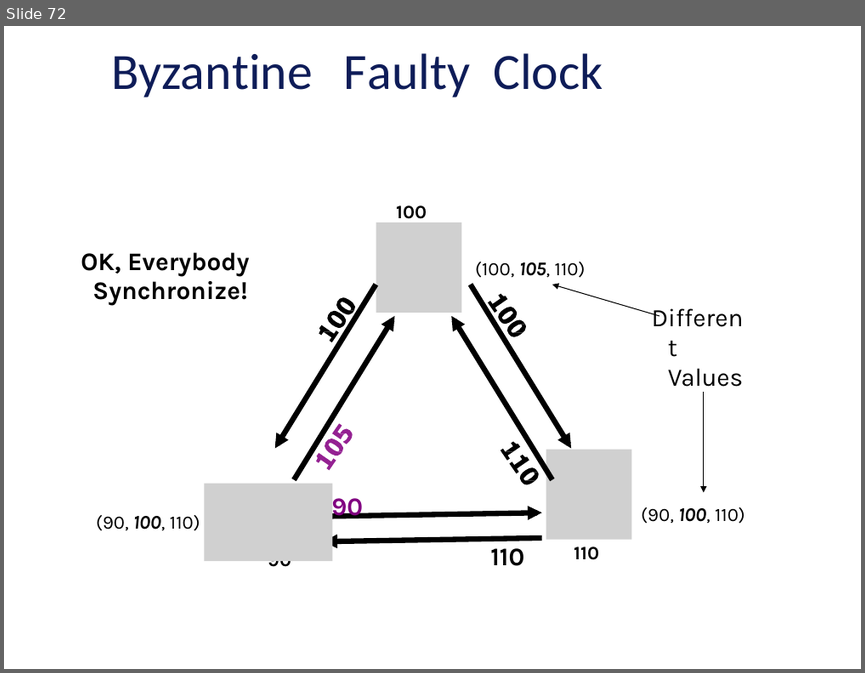
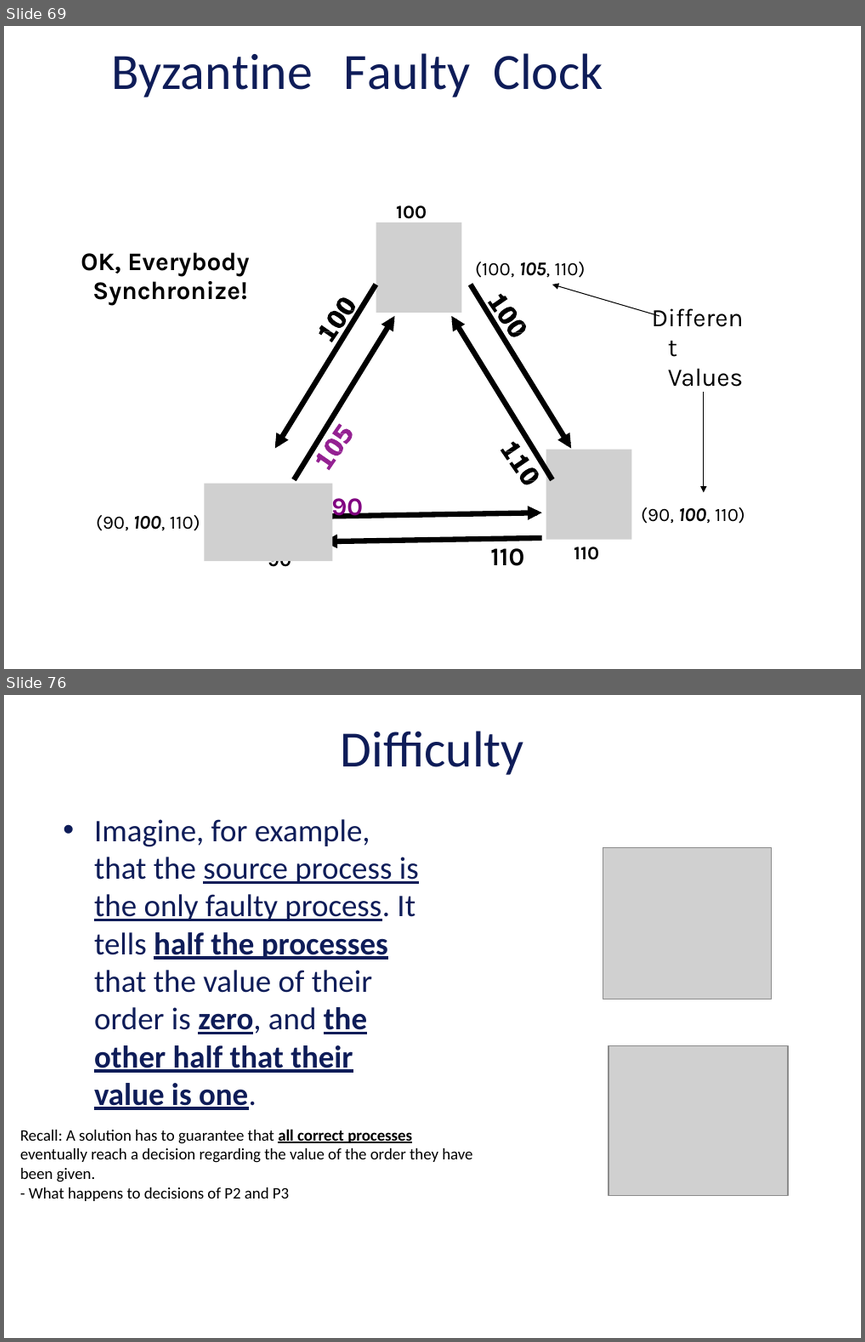
Before and after one commit to vu-resilient-distributed-systems/lectures-fall-2019, a slide deck: Module-5-AvoidingFailures/04_00_SoftwareFaultTolerance.pptx. Shown one above the other, each under a label of ours: slide 72 before the commit, slides 69 and 76 after it; the slides between them are not shown. The pictures are 865x673 and 865x1342 pixels, drawn with LibreOffice and Linux fonts; fonts in the diff are those of the drawing; grey boxes stand for pictures; background and template pictures are left out. Boxes give left, top, right and bottom in pixels: in the first picture for what was removed or moved away, otherwise in the second. Text is boxed around its words. In the diff, an @@ line names an element or a change of style, - is before the commit and + after.

```diff
--- a/Module-5-AvoidingFailures/04_00_SoftwareFaultTolerance.pptx
+++ b/Module-5-AvoidingFailures/04_00_SoftwareFaultTolerance.pptx
@@ slide 76 added at (4,695,861,1338), background picture (left out) @@
@@ title added at (341,731,524,775), 42.7 pt, text #0E1C58 @@
+Difficulty
@@ text added at (94,819,419,1110), 26.4 pt, text #0E1C58, underline @@
+• Imagine, for example, that the source process is the only faulty process. It tells half the processes that the value of their order is zero, and the other half that their value is one.
@@ picture added at (603,847,771,999) @@
@@ picture added at (608,1045,787,1196) @@
@@ text added at (20,1129,472,1201), 13.5 pt, text #000000 @@
+Recall: A solution has to guarantee that all correct processes eventually reach a decision regarding the value of the order they have been given.
+- What happens to decisions of P2 and P3
@@ what was slide 72 is now slide 69 @@
```
Also in this commit, not shown: 2 slides changed, 41 other slides added, 3 slides removed, 2 other files.
